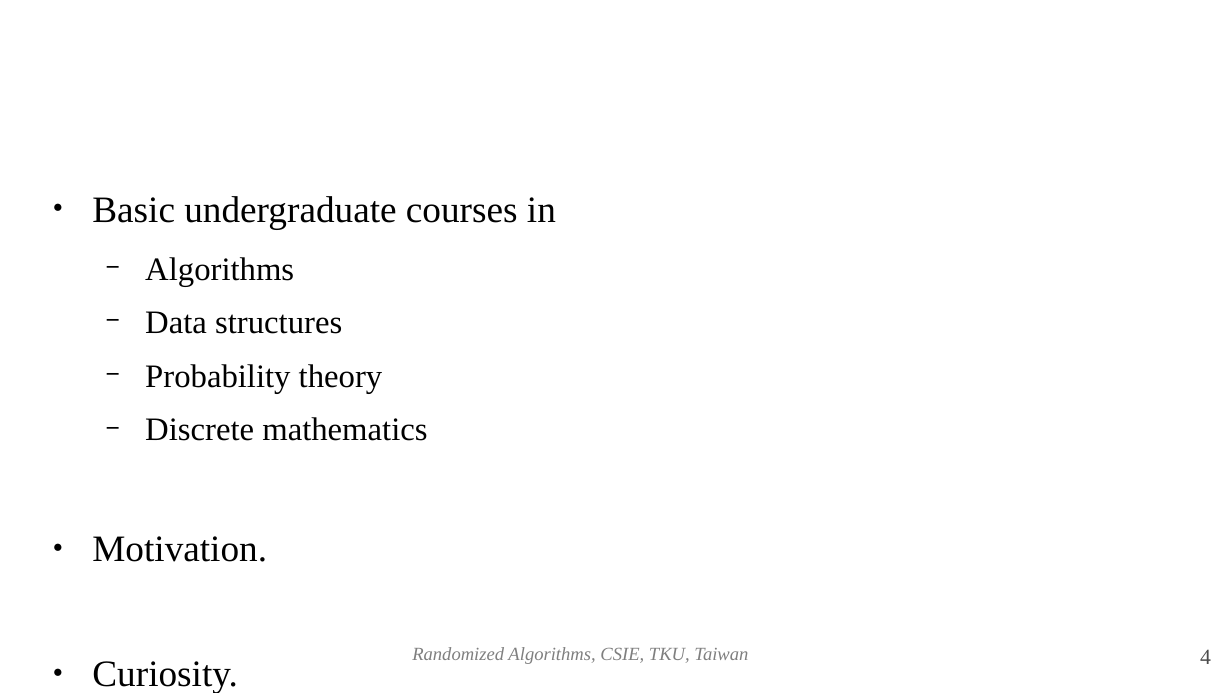
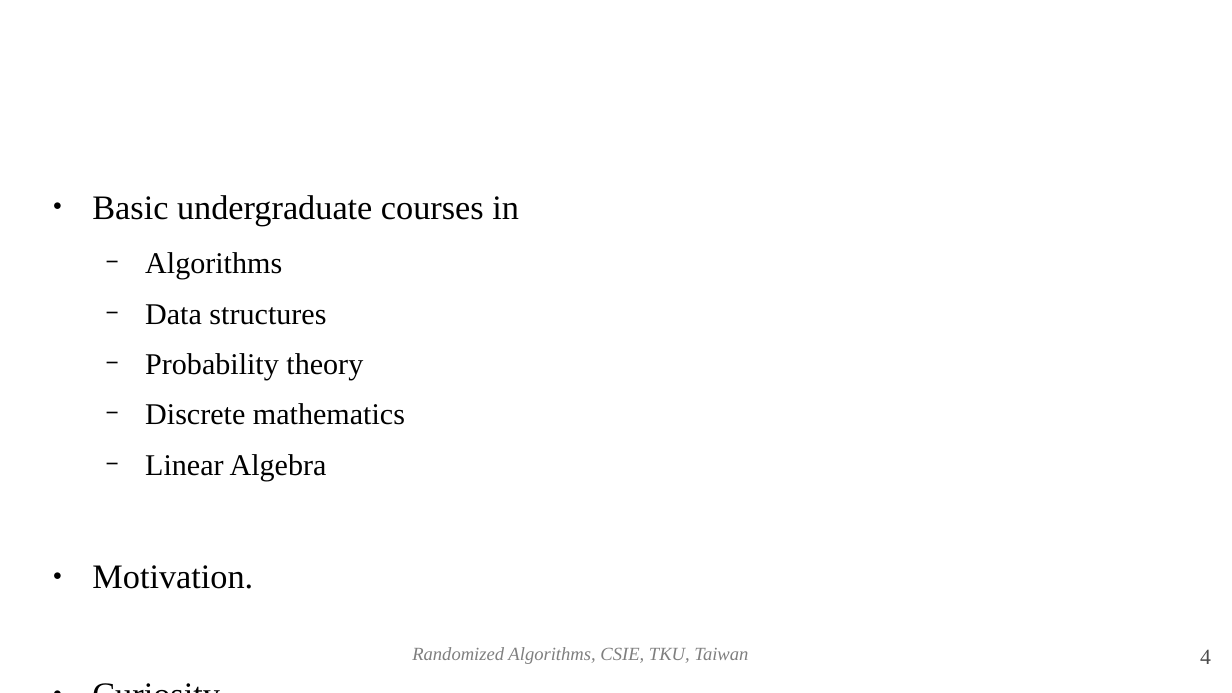
Before and after one commit to josephcclin/josephcclin.github.io, a slide deck: slide 4 of courses/rand_alg/slides/randomized_algorithms_lect_01.odp. Drawn at 1232x693 pixels with LibreOffice and Linux fonts; fonts in the diff are those of the drawing; background and template pictures are left out. Boxes give left, top, right and bottom in pixels: in the first picture for what was removed or moved away, otherwise in the second. Text is boxed around its words. In the diff, an @@ line names an element or a change of style, - is before the commit and + after.

Commit message:
Some minor updates on the course pages

```diff
--- a/courses/rand_alg/slides/randomized_algorithms_lect_01.odp
+++ b/courses/rand_alg/slides/randomized_algorithms_lect_01.odp
@@ text at box(92, 195, 519, 589): size 24.1 to 22.1 pt in "Basic undergraduate courses in", "Motivation.", "Curiosity."; size 21.1 to 19.4 pt in "Algorithms", "Data structures", "Probability theory", "Discrete mathematics" @@
@@ text at box(145, 454, 327, 481): paragraph added @@
+  − Linear Algebra
```
Also in this commit, not shown: 4 other slides changed, 3 other files.
